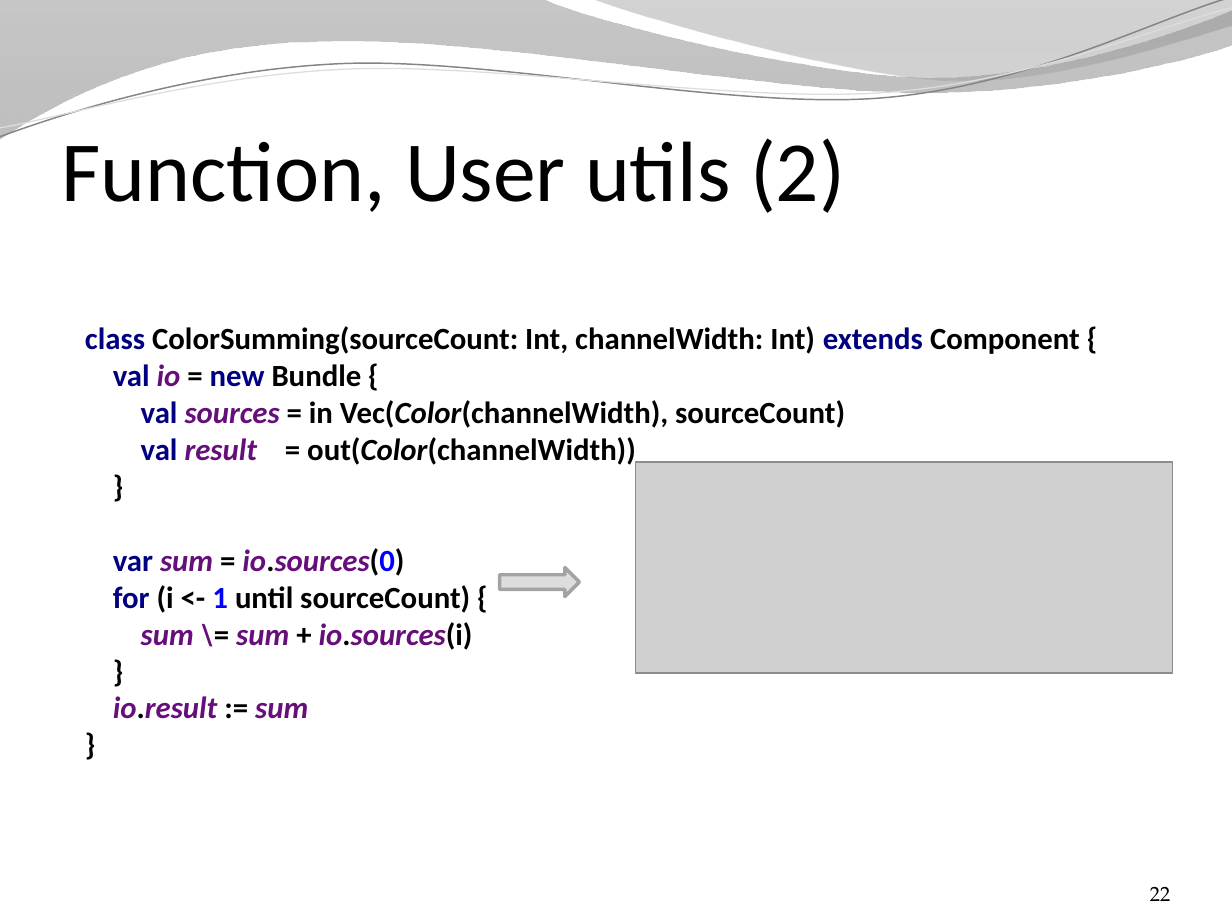
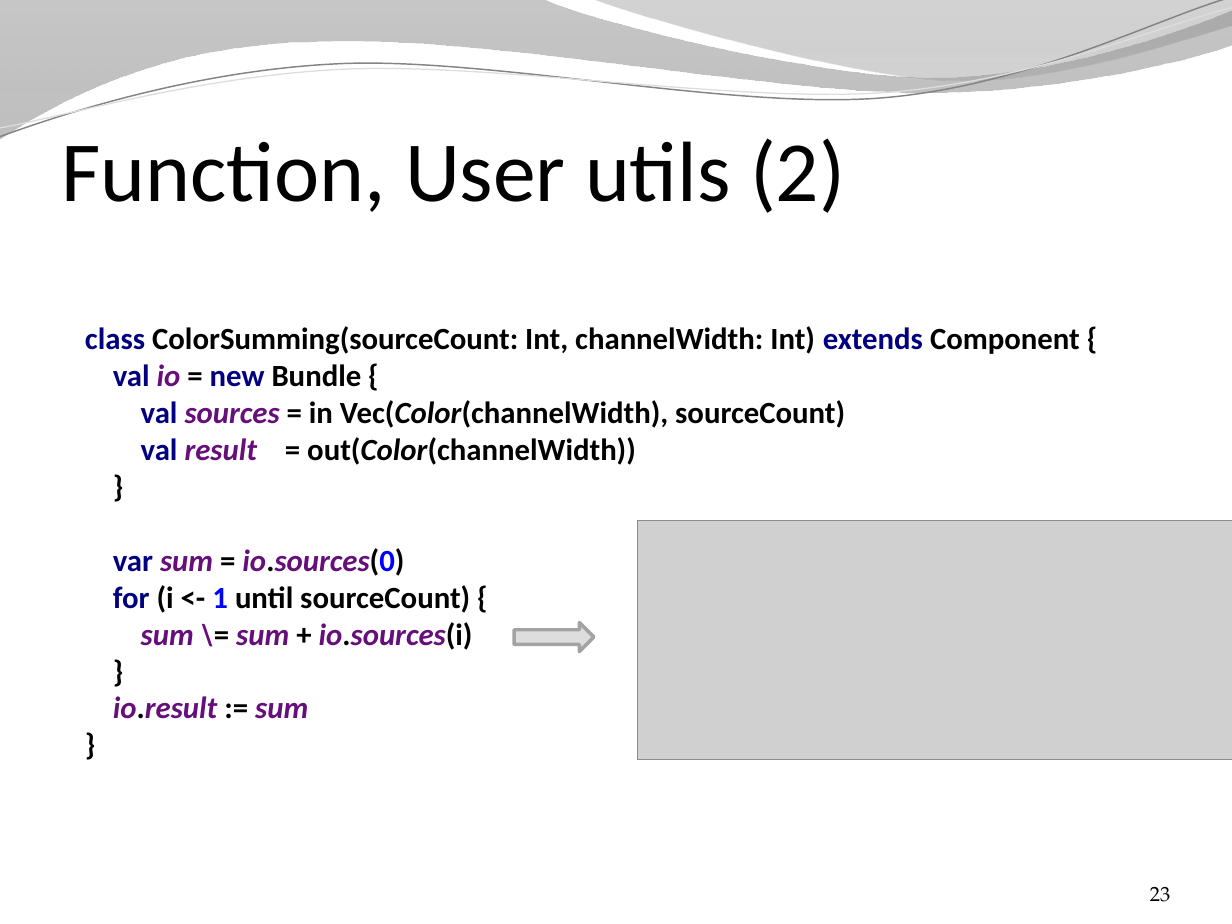
Before and after one commit to SpinalHDL/SpinalDoc, a slide deck: slide 23 of presentation/en/presentation.pptx (slide 22 before the commit). Drawn at 1232x924 pixels with LibreOffice and Linux fonts; fonts in the diff are those of the drawing; grey boxes stand for pictures; background and template pictures are left out. Boxes give left, top, right and bottom in pixels: in the first picture for what was removed or moved away, otherwise in the second. Text is boxed around its words. In the diff, an @@ line names an element or a change of style, - is before the commit and + after.

```diff
--- a/presentation/en/presentation.pptx
+++ b/presentation/en/presentation.pptx
@@ picture removed at [636,462,1173,673] @@
@@ picture added at [637,520,1232,759] @@
@@ right arrow: place and size @@
-right arrow at [500,568,580,598]
+right arrow at [514,622,594,652]
@@ page number at [1150,887,1170,902]: text changed @@
-22
+23
```
Also in this commit, not shown: 3 other slides changed, 3 slides added, 2 other files.
